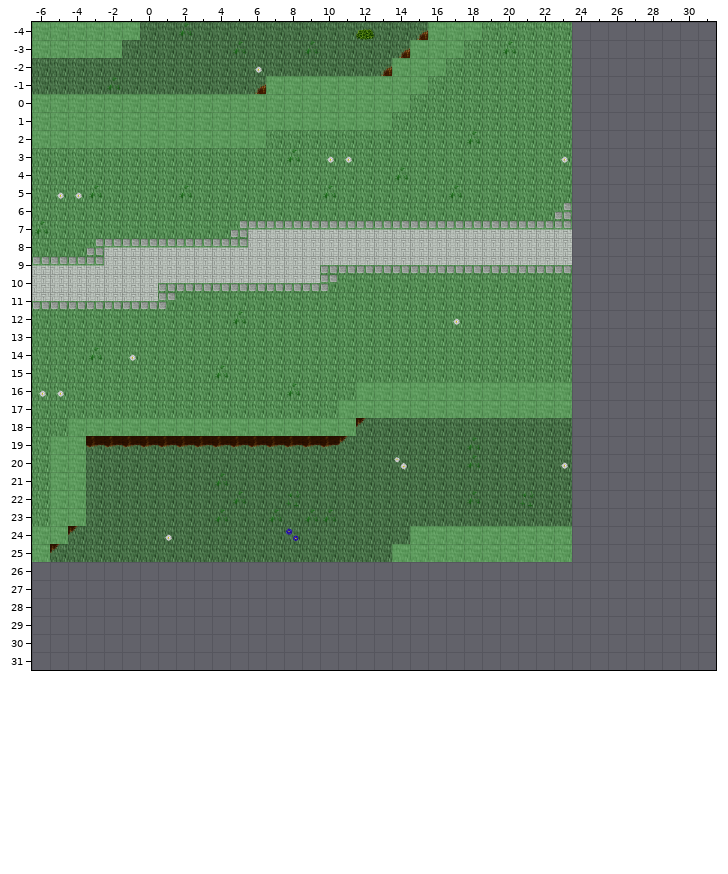
One commit to this Tiled map: AndorsTrail/res/xml/0_ados_mountain_n_w2_x3_y2.tmx. Above: the version before the commit.
Cells are 32x32 px. Shown: x -6..31, y -4..31. The old version is drawn lined up with the new one.
Once edited:
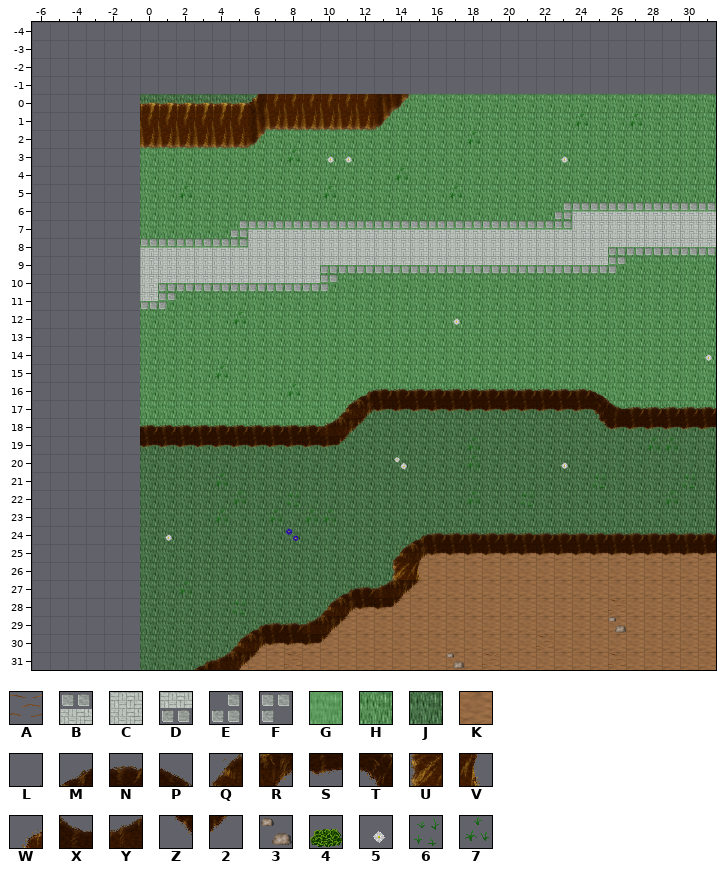
Key: from "tileset_ground_grass_edges": A 19; from "tileset_ground_green_paving": B 1, C 4, D 7, E 9, F 13; from "tileset_ground_ground": G 0, H 1, J 2, K 3; from "tileset_ground_ridge_earth_dar": L 0, M 1, N 2, P 3, Q 12, R 13, S 14, T 15, U 24, V 25, W 60, X 67, Y 69, Z 73, 2 75; from "tileset_ground_rock_pebbles": 3 1; from "tileset_plant_bush_bushes": 4 5; from "tileset_plant_flower_daisy_whi": 5 3; from "tileset_plant_grasses": 6 1, 7 2.
_ is an empty cell.
Tiles replaced or removed in this view: 2, 4, 5, 7, B, C, D, E, G, H, J, L, S, W.
What changed:
Changed rows in their new state; . is an unchanged cell.
map size 30x30 -> 32x32 cells (old content now starts at -6,-4; both pictures use the new coordinates)
Layer "Ground":
first column x -6:
-4 ______________________________........
-3 ______________________________........
-2 ______________________________........
-1 ______________________________........
 0 ______........................HHHHHHHH
 1 ______........................HHHHHHHH
 2 ______........................HHHHHHHH
 3 ______........................HHHHHHHH
 4 ______........................HHHHHHHH
 5 ______........................HHHHHHHH
 6 ______........................HHHHHHHH
 7 ______........................CCCCCCCC
 8 ______........................CCHHHHHH
 9 ______........................HHHHHHHH
10 ______........................HHHHHHHH
11 ______........................HHHHHHHH
12 ______........................HHHHHHHH
13 ______........................HHHHHHHH
14 ______........................HHHHHHHH
15 ______........................HHHHHHHH
16 ______........................HHHHHHHH
17 ______........................JJHHHHHH
18 ______........................JJJJJJJJ
19 ______........................JJJJJJJJ
20 ______........................JJJJJJJJ
21 ______........................JJJJJJJJ
22 ______........................JJJJJJJJ
23 ______........................JJJJJJJJ
24 ______........................JJJJJJJJ
25 ______........................KKKKKKKK
26 ......JJJJJJJJJJJJJJJKKKKKKKKKKKKKKKKK
27 ......JJJJJJJJJJJJJJKKKKKKKKKKKKKKKKKK
28 ......JJJJJJJJ.JJKKKKKKKKKKKKKKKKKKKKK
29 ......JJJJJJJJJJKKKKKKKKKKKKKKKKKKKKKK
30 ......JJJJJJKKKKKKKKKKKKKKKKKKKKKKKKKK
31 ......JJJJJKKKKKKKKKKKKKKKKKKKKKKKKKKK
Layer "Object":
first column x -6:
-4 ______.._........._..____.............
-3 _____......_..._....____.._...........
-2 ............_......____...............
-1 ...._.......__________................
 0 ______................................
 1 ______........................7..7....
 2 ______................................
 5 .___..................................
 6 ..............................BBBBBBBB
 7 _.....................................
 8 ...___..........................DDDDDD
 9 ____..........................DDF.....
11 ______................................
14 ..._._...............................5
16 __............................NP......
17 ..............................STXNNNNN
18 ._____.........................ZSSSSSS
19 ._____............................77..
20 .__...................................
21 .__............................6....6.
22 .__................................7..
23 .__...................................
24 ___...........................NNNNNNNN
25 __............................SSSSSSSS
26 ....................UV................
27 ........7.......LMNYR2................
28 ...........6..JLQRSS2...........A.....
29 ...........LMNNYR2..............3.....
30 ...........QRSSS2...........A.........
31 ........LMYR2.A........3.A......A.....
Layer "Walkable" (now hidden):
first column x -6:
-4 ______................___
-3 _____................___.
-2 ....................___..
-1 ............._________...
 0 _____________________....
 1 ____________________.....
 2 _____________............
first column x -6:
16 ..................____________
17 ................._____________
18 ..________________............
19 .__...........................
20 .__...........................
21 .__...........................
22 .__...........................
23 .__...........................
24 __..................._________
25 _...................__________
Boxes around the changes in both pictures, in picture pixels (x1, y1, x2, y2):
changed: (32, 22, 716, 670)
